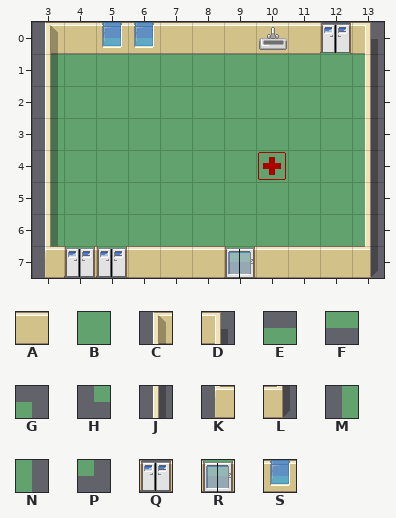
One commit to this Tiled map: data/tutorial1.tmx. The picture above is the old version.
Cells are 32x32 px. Shown: x 3..13, y 0..7.
Key: from "hospital_256": A 0, B 4, C 10, D 11, E 12, F 13, G 14, H 15, J 16, K 18, L 19, M 20, N 21, P 23, Q 32, R 41, S 43.
_ is an empty cell, # one hidden under a higher layer.
Layers that did not change in this view are not listed.
Layer "floor" before, first column x 3:
0 H#EE#####EG
1 MBBBBBBBBBN
2 MBBBBBBBBBN
3 MBBBBBBBBBN
4 MBBBBBBBBBN
5 MBBBBBBBBBN
6 MBBBBBBBBBN
7 _FF###F###P
Layer "Walls" before, first column x 3:
0 CASSAAAAAQD
1 J_________J
2 J_________J
3 J_________J
4 J_________J
5 J_________J
6 J_________J
7 KQQAAARAAAL
The same view after the edit:
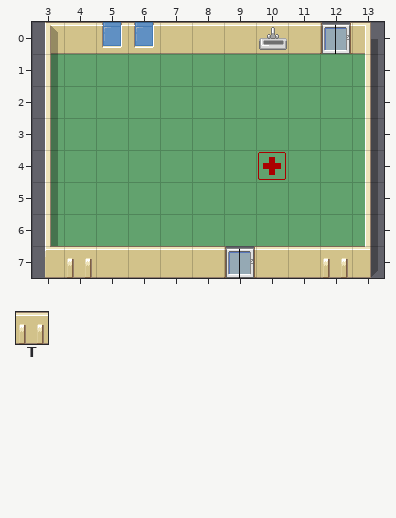
Further tiles: from "hospital_256": T 24.
See-through tiles are keyed as they look on the map.
Edits made:
Changed rows in their new state; . is an unchanged cell.
Layer "floor":
first column x 5:
0 __....._
first column x 4:
7 __..._
Layer "Walls":
first column x 12:
0 R
first column x 4:
7 TA......T
Pixel boxes of the changes (left, top, right, bottom) in both pictures:
removed: (103, 38, 153, 46)
changed: (320, 25, 350, 54)
changed: (64, 246, 128, 278)
removed: (226, 246, 254, 262)
changed: (323, 258, 348, 278)
